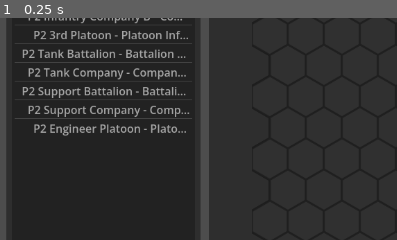
Above: before the commit, frame 1.
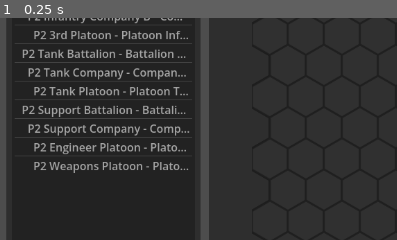
Above: after the commit, the same moment.

Repository: cpt-miche/Combat-Mission-Companion
Game: Godot game, scene res://scenes/deployment/DeploymentScreen.tscn
The game is run twice, just before and just after one commit, with the same random seed, the same clock (stepped at 60 frames per second) and the same inputs. This scene is started directly instead of the project's main scene.
Inputs:
- Up to frame 1 (0.25 s): no input
The pictures show only the part of the screen within x 0-50%, y 32-82%; the shares and areas given below are measured in that part.

The runs differ from the first frame. In frame 1, 3.9% of the frame differs, in the area x 5-48%, y 31-70%.

Commit message:
Expand default deployment tree with platoon children

Diff:
--- a/scripts/ui/deployment/DeploymentScreen.gd
+++ b/scripts/ui/deployment/DeploymentScreen.gd
@@ -233,7 +233,15 @@
 						"name": "%s Tank Company" % side_label,
 						"type": "tank",
 						"size": "company",
-						"children": []
+						"children": [
+							{
+								"id": "%s_tank_co_1_plt_1" % side_label,
+								"name": "%s Tank Platoon" % side_label,
+								"type": "tank",
+								"size": "platoon",
+								"children": []
+							}
+						]
 					}
 				]
 			},
@@ -253,6 +261,13 @@
 								"id": "%s_support_co_plt_1" % side_label,
 								"name": "%s Engineer Platoon" % side_label,
 								"type": "engineer",
+								"size": "platoon",
+								"children": []
+							},
+							{
+								"id": "%s_support_co_plt_2" % side_label,
+								"name": "%s Weapons Platoon" % side_label,
+								"type": "artillery",
 								"size": "platoon",
 								"children": []
 							}
